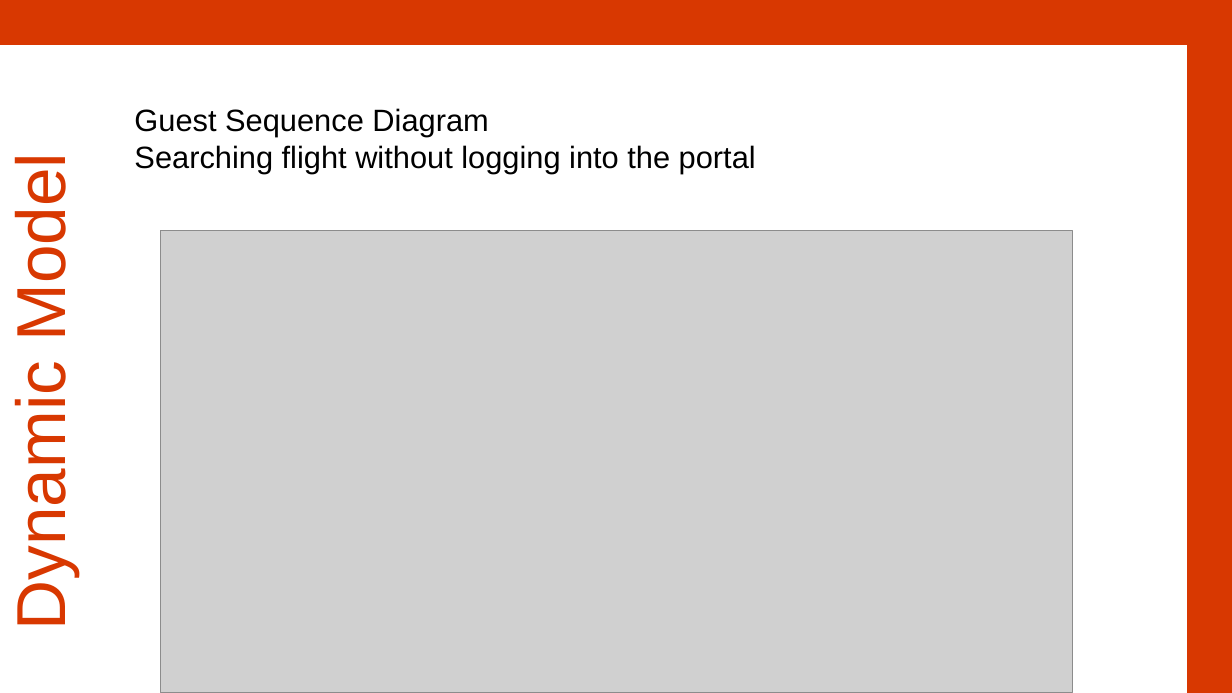
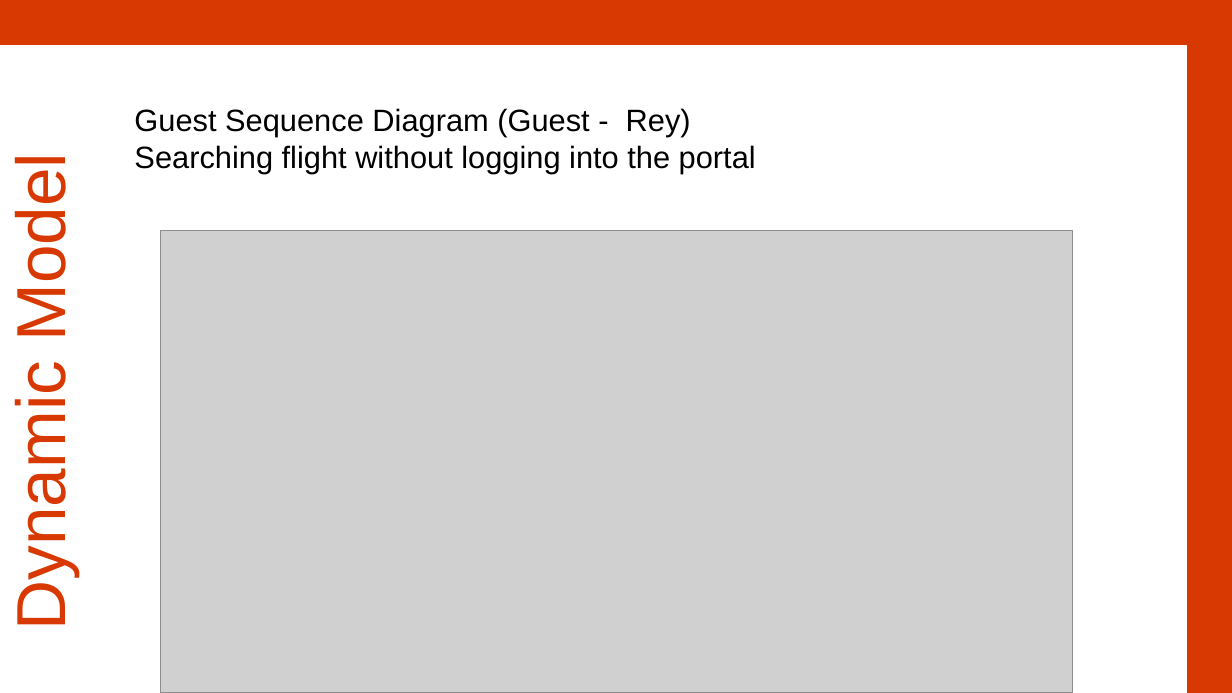
Before and after one commit to dipalbhandari/Crew-Scheduler-Android-App, a slide deck: slide 13 of Retrospective Slide/Team08-Retrospective2_Updated.pptx. Drawn at 1232x693 pixels with LibreOffice and Linux fonts; fonts in the diff are those of the drawing; grey boxes stand for pictures. Boxes give left, top, right and bottom in pixels: in the first picture for what was removed or moved away, otherwise in the second. Text is boxed around its words. In the diff, an @@ line names an element or a change of style, - is before the commit and + after.

```diff
--- a/Retrospective Slide/Team08-Retrospective2_Updated.pptx
+++ b/Retrospective Slide/Team08-Retrospective2_Updated.pptx
@@ text at (134, 108, 691, 136): text changed @@
-Guest Sequence Diagram
+Guest Sequence Diagram (Guest - Rey)
```
Also in this commit, not shown: 3 other slides changed.
